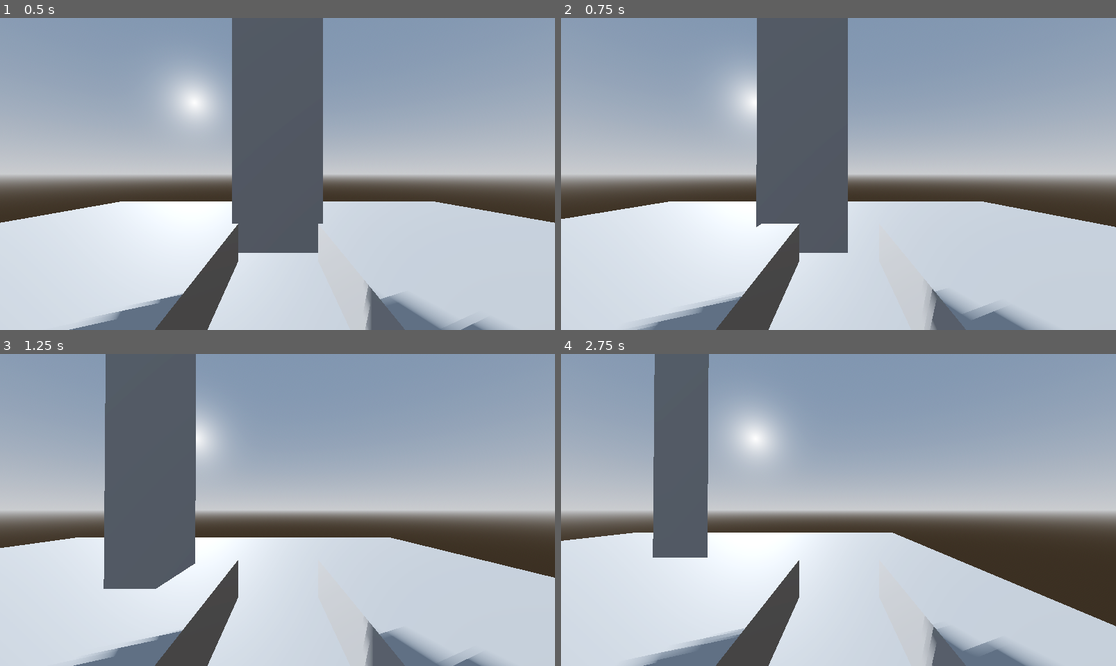
Above: before the commit, frames 1-4 (two rows, left to right).
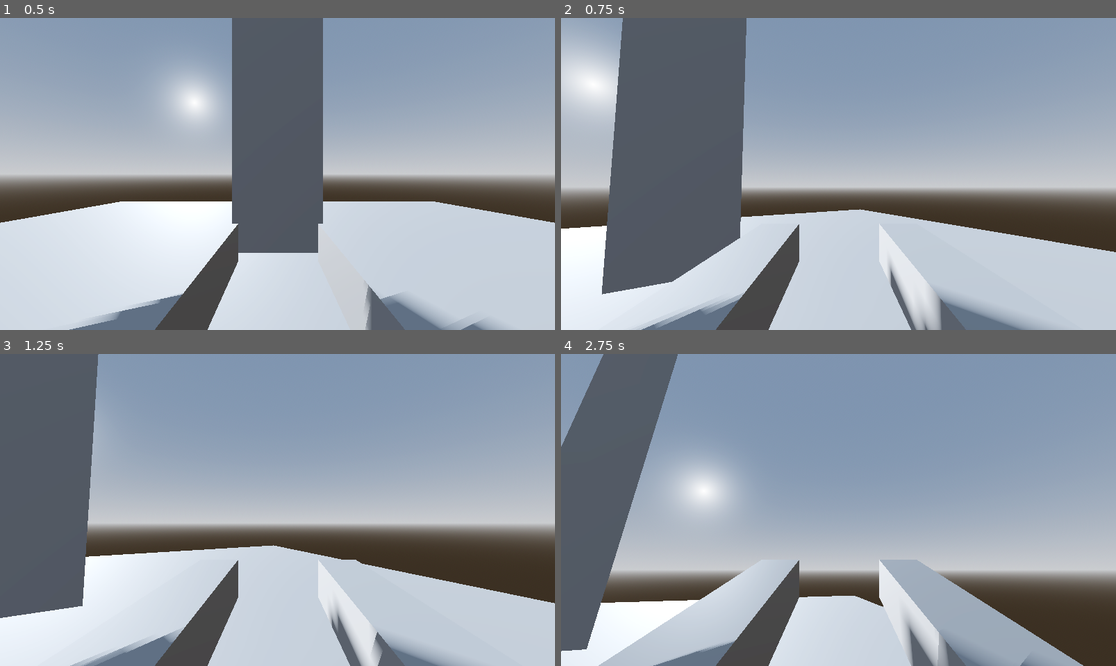
Above: after the commit, the same moments.

Repository: muugii-sudo/devils_rise
Game: Godot game, scene res://node_3d.tscn
The game is run twice, just before and just after one commit, with the same random seed, the same clock (stepped at 60 frames per second) and the same inputs.
Inputs (mouse positions are in pixels of both pictures, inside the frame that each line leads up to):
- Up to frame 1 (0.5 s): no input
- Up to frame 2 (0.75 s): tap Enter at 0.5 s; move the mouse to (960, 158) at 0.52 s; hold D (move_right) from 0.53 s (still down)
- Up to frame 3 (1.25 s): keep holding D (move_right)
- Up to frame 4 (2.75 s): move the mouse to (727, 525) at 1.27 s; release D (move_right) at 1.28 s; hold S (move_back) 1.28-2.03 s; move the mouse to (894, 441) at 2.02 s; hold D (move_right) from 2.03 s (still down)

Frame 1 is identical in both runs. In frame 2, 47% of the frame differs, in the area x 0-100%, y 0-100%; in frame 3, 41%; in frame 4, 62%.

Commit message:
camera movement added

Diff:
--- a/thegame/player.gd
+++ b/thegame/player.gd
@@ -1,11 +1,26 @@
 extends CharacterBody3D
 
 var speed = 4.0
+var mouse_sensitivity = 0.002
+var yaw = 0.0
+var pitch = 0.0
+
+func _ready():
+	Input.set_mouse_mode(Input.MOUSE_MODE_CAPTURED)
+
+func _input(event):
+	if event is InputEventMouseMotion:
+		yaw -= event.relative.x * mouse_sensitivity
+		pitch -= event.relative.y * mouse_sensitivity
+		pitch = clamp(pitch, -1.2, 1.2)
+		rotation.y = yaw
+		$Camera3D.rotation.x = pitch
 
 func _physics_process(delta):
 	var input_dir = Vector3.ZERO
 	input_dir.x = Input.get_action_strength("move_right") - Input.get_action_strength("move_left")
-	input_dir.z = Input.get_action_strength("move_back") - Input.get_action_strength("move_forward")
+	input_dir.z = Input.get_action_strength("move_backward") - Input.get_action_strength("move_forward")
+	input_dir = input_dir.normalized().rotated(Vector3.UP, yaw)
 	velocity.x = input_dir.x * speed
 	velocity.z = input_dir.z * speed
 	move_and_slide()
